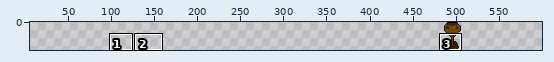
Sprite sheet -- Assets/Enemies/TheArchaeologist/CobraSummon.png. The first picture is a wide view before the edit; the outline marks the close-up.
Close-up. Old version:
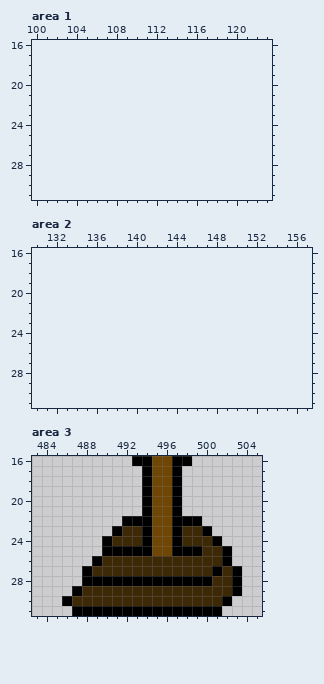
The file is 128x128 pixels, drawn in blocks of 4x4; one block is one cell here. Shown: area 1: x 100..123, y 16..31; area 2: x 130..157, y 16..31; area 3: x 483..505, y 16..31. The old version is drawn lined up with the new one, on the new canvas. The wide view leaves out empty margins. The commit also changed other parts of the picture, which this record leaves out.
Now the later version:
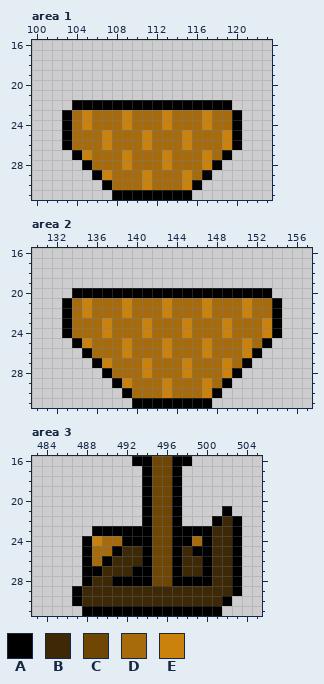
Palette (. is transparent): A #000000  B #3e2907  C #6f4604  D #a76b0b  E #ca820c
Change:
{"change": "canvas 32x32 -> 608x32, the old top-left corner now at 480,0"}
{"where": "area 1"}
{"y":22,"x":104,"old":"................","new":"AAAAAAAAAAAAAAAA"}
{"y":23,"x":103,"old":"..................","new":"ADEDDDEDDDEDDDEDDA"}
{"y":24,"x":103,"old":"..................","new":"ADEDDDEDDDEDDDEDDA"}
{"y":25,"x":103,"old":"..................","new":"ADDDEDDDEDDDEDDDEA"}
{"y":26,"x":103,"old":"..................","new":"ADDDEDDDEDDDEDDDEA"}
{"y":27,"x":104,"old":"................","new":"AEDDDEDDDEDDDEDA"}
{"y":28,"x":105,"old":"..............","new":"ADDDEDDDEDDDEA"}
{"y":29,"x":106,"old":"............","new":"AEDDDEDDDEDA"}
{"y":30,"x":107,"old":"..........","new":"ADDDEDDDEA"}
{"y":31,"x":108,"old":"........","new":"AAAAAAAA"}
{"where": "area 2"}
{"y":20,"x":134,"old":"....................","new":"AAAAAAAAAAAAAAAAAAAA"}
{"y":21,"x":133,"old":"......................","new":"ADEDDDEDDDEDDDEDDDEDDA"}
{"y":22,"x":133,"old":"......................","new":"ADEDDDEDDDEDDDEDDDEDDA"}
{"y":23,"x":133,"old":"......................","new":"ADDDEDDDEDDDEDDDEDDDEA"}
{"y":24,"x":133,"old":"......................","new":"ADDDEDDDEDDDEDDDEDDDEA"}
{"y":25,"x":134,"old":"....................","new":"AEDDDEDDDEDDDEDDDEDA"}
{"y":26,"x":135,"old":"..................","new":"ADDDEDDDEDDDEDDDEA"}
{"y":27,"x":136,"old":"................","new":"AEDDDEDDDEDDDEDA"}
{"y":28,"x":137,"old":"..............","new":"ADDDEDDDEDDDEA"}
{"y":29,"x":138,"old":"............","new":"AEDDDEDDDEDA"}
{"y":30,"x":139,"old":"..........","new":"ADDDEDDDEA"}
{"y":31,"x":140,"old":"........","new":"AAAAAAAA"}
{"where": "area 3"}
{"y":21,"x":502,"old":".","new":"A"}
{"y":22,"x":492,"old":"AA","new":".."}
{"y":22,"x":498,"old":"AA","new":".."}
{"y":22,"x":501,"old":"...","new":"ABA"}
{"y":23,"x":489,"old":"..","new":"AA"}
{"y":23,"x":492,"old":"BB","new":"AA"}
{"y":23,"x":498,"old":"BB","new":"AA"}
{"y":23,"x":501,"old":"...","new":"BBA"}
{"y":24,"x":488,"old":"..ABBB","new":"AEDDAA"}
{"y":24,"x":498,"old":"BBBA..","new":"ADABBA"}
{"y":25,"x":488,"old":"..A","new":"ADD"}
{"y":25,"x":492,"old":"AA","new":"BB"}
{"y":25,"x":498,"old":"A","new":"B"}
{"y":25,"x":500,"old":"B","new":"A"}
{"y":25,"x":502,"old":"A.","new":"BA"}
{"y":26,"x":488,"old":".AB","new":"ADA"}
{"y":26,"x":494,"old":"BBBB","new":"ACCA"}
{"y":26,"x":500,"old":"B","new":"A"}
{"y":26,"x":502,"old":"A.","new":"BA"}
{"y":27,"x":489,"old":"B","new":"A"}
{"y":27,"x":493,"old":"BBBBB","new":"AACCA"}
{"y":27,"x":500,"old":"BA","new":"AB"}
{"y":28,"x":489,"old":"AA","new":"BB"}
{"y":28,"x":495,"old":"AA","new":"CC"}
{"y":30,"x":486,"old":"AB","new":".A"}
{"y":31,"x":487,"old":"A","new":"."}
